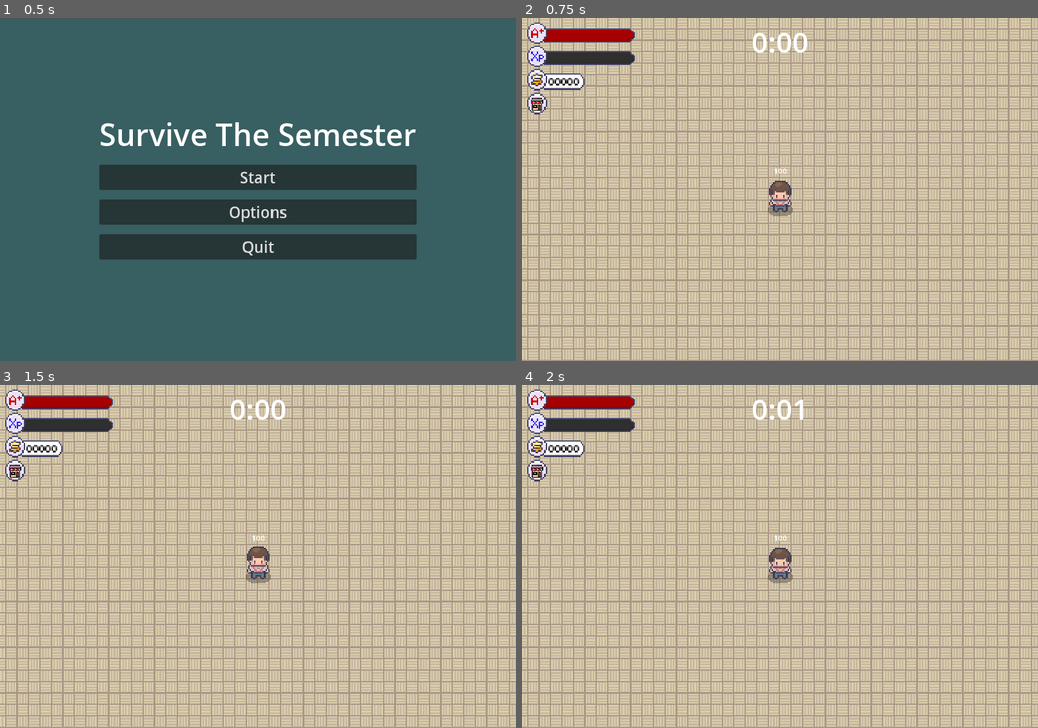
Above: before the commit, frames 1-4 (two rows, left to right).
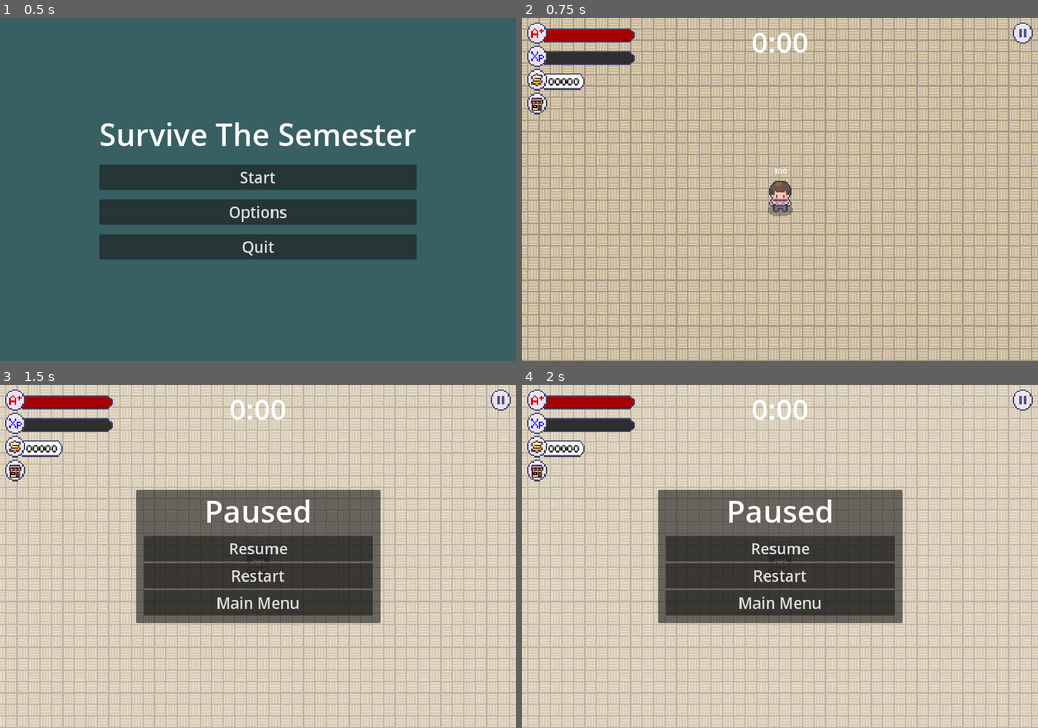
Above: after the commit, the same moments.

Repository: LimZiJia/SurviveTheSemester
Game: Godot game, scene res://scenes/ui/start_screen.tscn
Same seed, same stepped clock (60 frames per second), same inputs: the game is played once before the commit and once after it.
Inputs (mouse positions are in pixels of both pictures, inside the frame that each line leads up to):
- Up to frame 1 (0.5 s): no input
- Up to frame 2 (0.75 s): click "Start" at 0.5 s
- Up to frame 3 (1.5 s): click (500, 398) at 1.27 s
- Up to frame 4 (2 s): no input

Frame 1 is identical in both runs. In frame 2, 0.2% of the frame differs, in the area x 95-99%, y 1-8%; in frame 3, 63%; in frame 4, 63%, in the area x 0-100%, y 0-100%.

Commit message:
Added pause button

Diff:
--- /dev/null
+++ b/scenes/ui/pause_button.gd
@@ -0,0 +1,20 @@
+extends TextureButton
+
+@export var pause_menu_scene: PackedScene
+
+func _ready():
+	pressed.connect(on_pressed)
+
+
+func _input(event: InputEvent) -> void:
+	if event.is_action_pressed("pause"):
+		open_pause_menu()
+
+
+func on_pressed() -> void:
+	open_pause_menu()
+
+
+func open_pause_menu() -> void:
+	var pause_menu_instance = pause_menu_scene.instantiate()
+	add_child(pause_menu_instance)
--- a/scenes/world/world.gd
+++ b/scenes/world/world.gd
@@ -1,6 +1,5 @@
 extends Node
 
-@export var pause_menu_scene: PackedScene
 @export var end_screen_scene: PackedScene
 
 
@@ -8,12 +7,6 @@
 	%Player.dead.connect(on_player_dead)
 
 
-func _input(event: InputEvent) -> void:
-	if event.is_action_pressed("pause"):
-		var pause_menu_instance = pause_menu_scene.instantiate()
-		add_child(pause_menu_instance)
-
-
 func on_player_dead() -> void:
 	var end_screen_instance = end_screen_scene.instantiate()
 	add_child(end_screen_instance)
--- a/scenes/world/world.tscn
+++ b/scenes/world/world.tscn
@@ -18,10 +18,11 @@
 [ext_resource type="Texture2D" uid="uid://u3buqrcmlll3" path="res://assets/Shop_pressed.png" id="9_k526x"]
 [ext_resource type="Texture2D" uid="uid://chnhv8pjvuunk" path="res://assets/Shop_hover.png" id="10_75hys"]
 [ext_resource type="Script" path="res://scenes/ui/experience_bar.gd" id="11_0ou6k"]
+[ext_resource type="Texture2D" uid="uid://b7iwanv7cy353" path="res://assets/pause_button.png" id="12_b3ls8"]
+[ext_resource type="Script" path="res://scenes/ui/pause_button.gd" id="13_nehmb"]
 
 [node name="World" type="Node"]
 script = ExtResource("1_icddk")
-pause_menu_scene = ExtResource("6_7j38u")
 end_screen_scene = ExtResource("3_o411v")
 
 [node name="BloodOverlay" parent="." instance=ExtResource("4_q01fj")]
@@ -49,6 +50,19 @@
 texture_hover = ExtResource("10_75hys")
 texture_disabled = ExtResource("8_7gkdb")
 texture_focused = ExtResource("8_7gkdb")
+
+[node name="PauseButton" type="TextureButton" parent="StatusBars"]
+anchors_preset = 1
+anchor_left = 1.0
+anchor_right = 1.0
+offset_left = -56.0
+offset_top = 8.0
+offset_right = -8.0
+offset_bottom = 56.0
+grow_horizontal = 0
+texture_normal = ExtResource("12_b3ls8")
+script = ExtResource("13_nehmb")
+pause_menu_scene = ExtResource("6_7j38u")
 
 [node name="TimeUI" parent="." node_paths=PackedStringArray("time_manager") instance=ExtResource("5_18yls")]
 time_manager = NodePath("../TimeManager")
Binary file added: assets/pause_button.png
Not shown, added: assets/pause_button.png.import
Not shown: 1 places in scenes/world/world.tscn that only renumber resources
